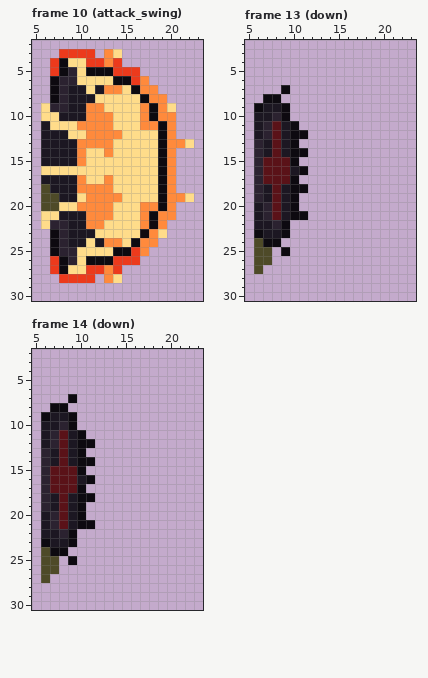
Pixel-art file: assets/source/characters/rot_sticker/rot_01.ase. That is the earlier state.
32x32 pixels, 15 frames. Shown: frame 10 (attack_swing): x 5..23, y 2..30; frame 13 (down): x 5..23, y 2..30; frame 14 (down): x 5..23, y 2..30. The commit also changed other frames, which this record leaves out.
Once edited:
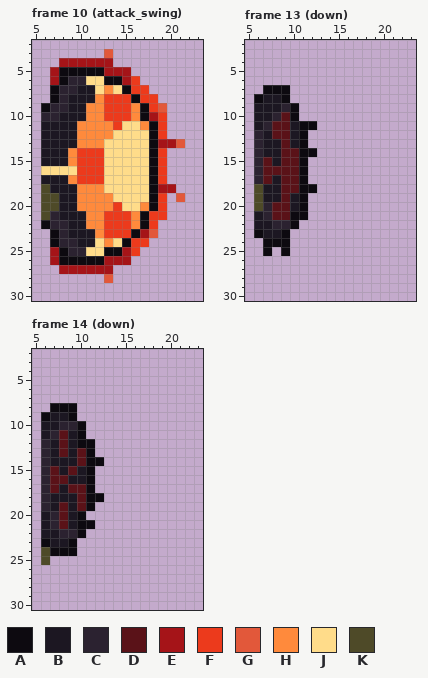
Palette (. is transparent): A #0d0a10  B #1c1722  C #2b2230  D #5a1218  E #a51418  F #ec3a1c  G #e2583a  H #ff8a3c  J #ffdc8a  K #4e4a28
Change:
Changed rows in their new state; - is an unchanged pixel.
Frame 10 (attack_swing):
first column x 6:
 3 --....-G.--------
 4 -.EEEEEE.--------
 5 -E-AA--EEE.------
 6 -EA-C--A-E-.-----
 7 ---C-BJ-JAFF.----
 8 ------HFFFAFF.---
 9 A------FFFHAFG.--
10 CC-----FFFHAEF.--
11 -BBB----F---AF.--
12 ---BH---J---AF.--
13 -------J----AEEG.
14 ---HFFFJ----AF.--
15 ---HFFF-----AF.--
16 ----FFF-----AF.--
17 ---HFFFJ----AF.--
18 -------J----AEE--
19 ----H---J---AF.G.
20 --BB----F---AF.--
21 KC-----FFFHAFF.--
22 A------FFFHAF.---
23 ------HFFFAEG.---
24 ---C-BJ-JAFF.----
25 -EA-C--A-E-.-----
26 -E-AA--EEE.------
27 -.EEEEEE.--------
28 --....-G.--------
Frame 13 (down):
first column x 6:
 7 -AA----
 8 ABBA---
 9 B--CA--
10 ---DA--
11 ---DBAA
12 CB-DB--
13 --BDBA-
14 --BDD-A
15 --B-DA-
16 ----D--
17 --B-DA-
18 K-BDD-A
19 K-BDBA-
20 K--DBA-
21 ---D---
22 ---CA--
24 .--A---
25 .A-----
26 ..-----
27 .------
Frame 14 (down):
first column x 6:
 7 ---.---
 8 ---A---
10 ---CA--
12 CB-----
13 ----DA-
14 --B-D-A
15 --B-BA-
16 ---B---
17 --B-DA-
18 --B-D-A
19 ----DA-
22 ---CA--
24 ---A---
25 -.-.---
26 ..-----
27 .------
